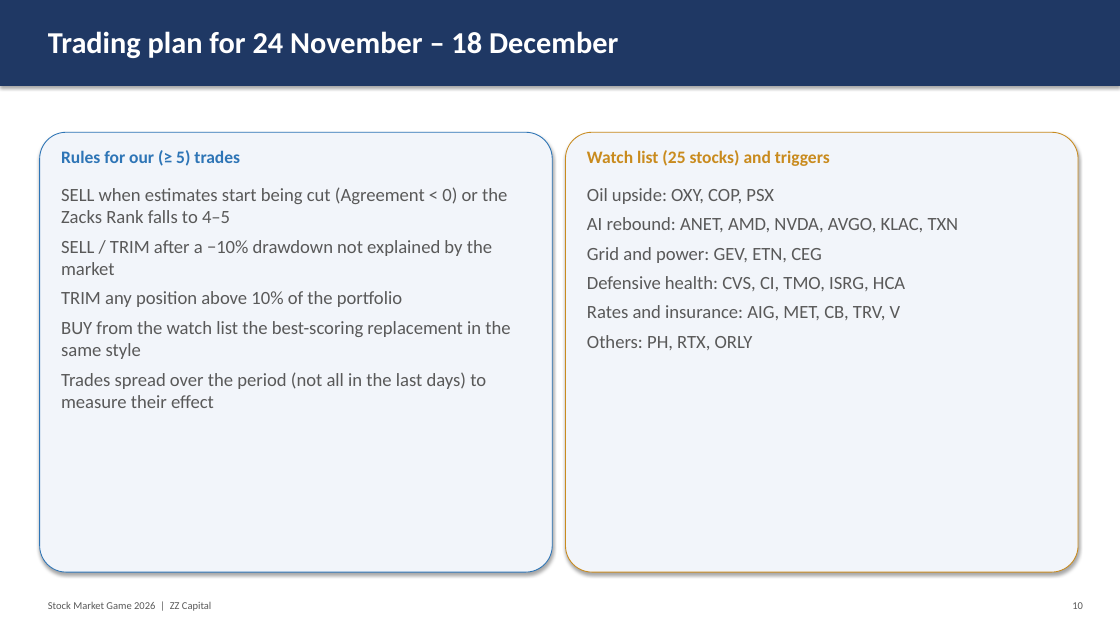
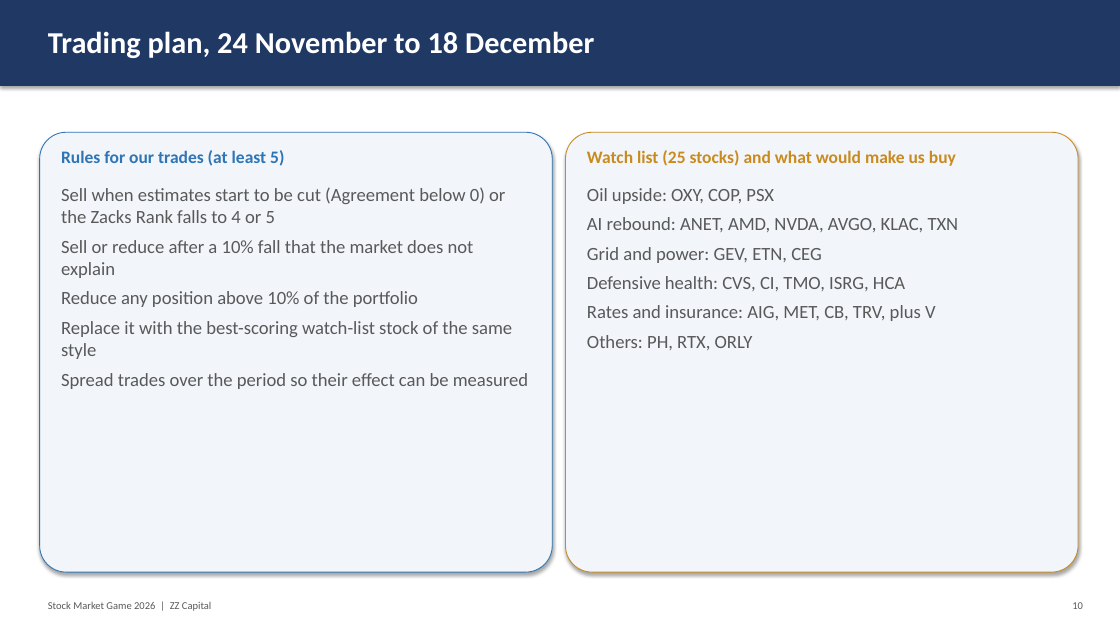
Before and after one commit to cristianozonta220405-afk/Uni, a slide deck: slide 10 of SMG/out/presentazione_strategia.pptx. Drawn at 1120x630 pixels with LibreOffice and Linux fonts; fonts in the diff are those of the drawing. Boxes give left, top, right and bottom in pixels: in the first picture for what was removed or moved away, otherwise in the second. Text is boxed around its words. In the diff, an @@ line names an element or a change of style, - is before the commit and + after.

```diff
--- a/SMG/out/presentazione_strategia.pptx
+++ b/SMG/out/presentazione_strategia.pptx
@@ text at (48, 31, 594, 58): text changed @@
-Trading plan for 24 November – 18 December
+Trading plan, 24 November to 18 December
@@ text at (61, 150, 284, 166): text changed @@
-Rules for our (≥ 5) trades
+Rules for our trades (at least 5)
@@ text at (587, 150, 956, 166): text changed @@
-Watch list (25 stocks) and triggers
+Watch list (25 stocks) and what would make us buy
@@ text at (61, 188, 528, 389): text changed @@
-SELL when estimates start being cut (Agreement < 0) or the Zacks Rank falls to 4–5
-SELL / TRIM after a −10% drawdown not explained by the market
-TRIM any position above 10% of the portfolio
-BUY from the watch list the best-scoring replacement in the same style
-Trades spread over the period (not all in the last days) to measure their effect
+Sell when estimates start to be cut (Agreement below 0) or the Zacks Rank falls to 4 or 5
+Sell or reduce after a 10% fall that the market does not explain
+Reduce any position above 10% of the portfolio
+Replace it with the best-scoring watch-list stock of the same style
+Spread trades over the period so their effect can be measured
@@ text at (587, 305, 936, 321): text changed @@
-Rates and insurance: AIG, MET, CB, TRV, V
+Rates and insurance: AIG, MET, CB, TRV, plus V
```
Also in this commit, not shown: 11 other slides changed, 1 other file.
